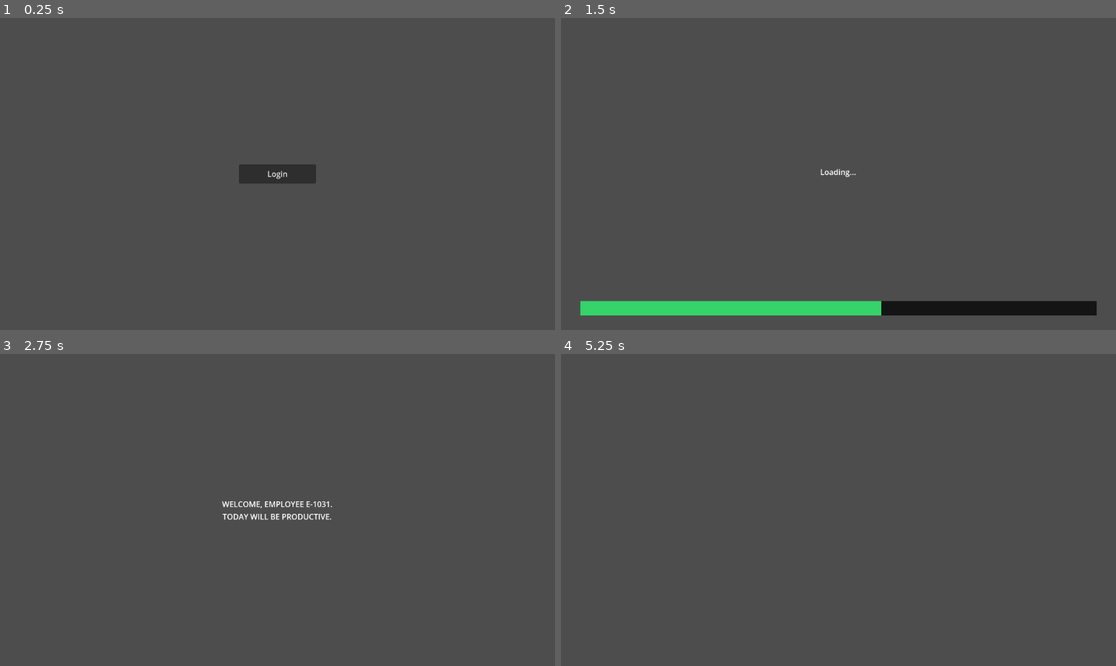
Above: before the commit, frames 1-4 (two rows, left to right).
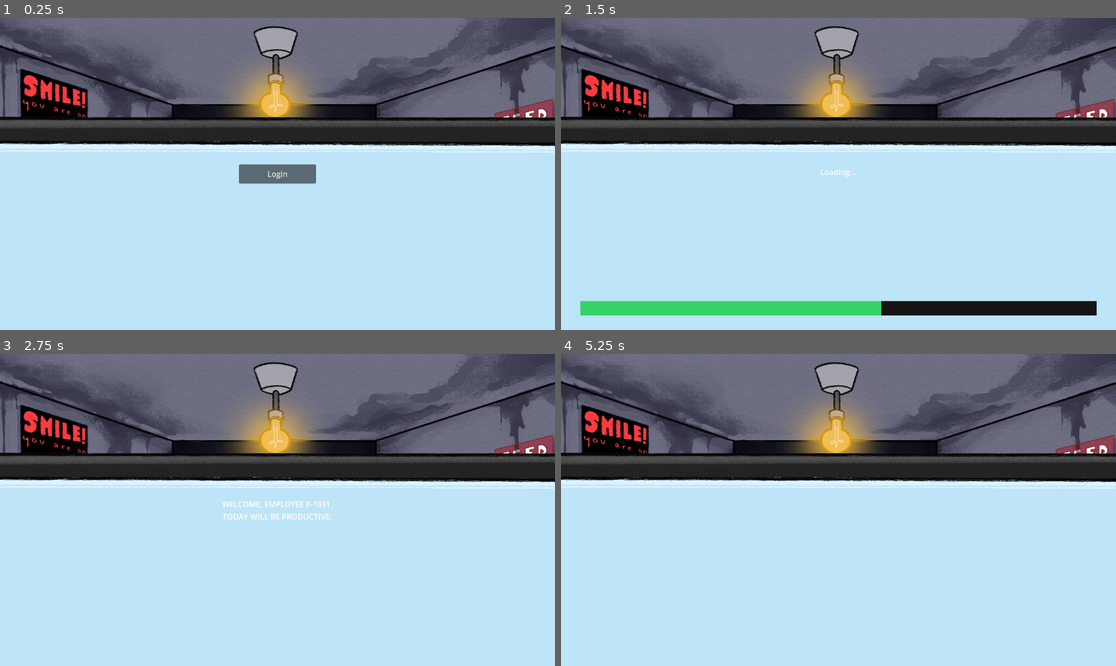
Above: after the commit, the same moments.

Repository: robfischer2187/AI-Slop
Game: Godot game, scene res://scenes/Startup.tscn
The game is run twice, just before and just after one commit, with the same random seed, the same clock (stepped at 60 frames per second) and the same inputs. The project has no main scene, so this scene is started directly.
Inputs:
- Up to frame 1 (0.25 s): no input
- Up to frame 2 (1.5 s): click "Login" at 0.5 s
- Up to frame 3 (2.75 s): no input
- Up to frame 4 (5.25 s): tap Enter at 2.75, 4.25 s; tap Space at 3.5 s; click "YES" at 5 s

The runs differ from the first frame. In frame 1, 91% of the frame differs, in the area x 0-100%, y 0-100%; in frame 2, 87%; in frame 3, 91%; in frame 4, 91%.

Commit message:
Add background and computer nodes to Startup scene; update dialog text in startupflow script

Diff:
--- a/ai-slop/scenes/Startup.tscn
+++ b/ai-slop/scenes/Startup.tscn
@@ -1,6 +1,8 @@
 [gd_scene format=3 uid="uid://dqwqscyrjbale"]
 
 [ext_resource type="Script" uid="uid://shgx88qq31fp" path="res://script/startupflow.gd" id="1_tkdkk"]
+[ext_resource type="Texture2D" uid="uid://dobx4etmpbxcw" path="res://assets/AI_GAME_walls.png" id="2_bg"]
+[ext_resource type="Texture2D" uid="uid://beuge7cb7mw7q" path="res://assets/AI GAME COMPUTER.png" id="3_comp"]
 
 [sub_resource type="StyleBoxFlat" id="StyleBoxFlat_tkdkk"]
 bg_color = Color(0.078431375, 0.078431375, 0.078431375, 1)
@@ -16,6 +18,32 @@
 grow_horizontal = 2
 grow_vertical = 2
 script = ExtResource("1_tkdkk")
+
+[node name="Background" type="TextureRect" parent="." unique_id=111111111]
+layout_mode = 1
+anchors_preset = 15
+anchor_right = 1.0
+anchor_bottom = 1.0
+grow_horizontal = 2
+grow_vertical = 2
+texture = ExtResource("2_bg")
+expand_mode = 1
+
+[node name="Computer" type="TextureRect" parent="." unique_id=222222222]
+layout_mode = 1
+anchors_preset = 8
+anchor_left = 0.5
+anchor_top = 0.5
+anchor_right = 0.5
+anchor_bottom = 0.5
+offset_left = -200.0
+offset_top = -150.0
+offset_right = 200.0
+offset_bottom = 150.0
+grow_horizontal = 2
+grow_vertical = 2
+texture = ExtResource("3_comp")
+stretch_mode = 2
 
 [node name="LoginPanel" type="Control" parent="." unique_id=1508687675]
 layout_mode = 1
--- a/ai-slop/script/startupflow.gd
+++ b/ai-slop/script/startupflow.gd
@@ -153,7 +153,7 @@
 
 func _set_prompt_forced_yes() -> void:
 	support_prompt.title = "COMPLIANCE CHECK"
-	support_prompt.dialog_text = "You Wish Just Press Yes."
+	support_prompt.dialog_text = "You Wish Just Press Yes"
 	support_prompt.get_ok_button().text = "YES"
 	support_prompt.get_cancel_button().hide()
 
